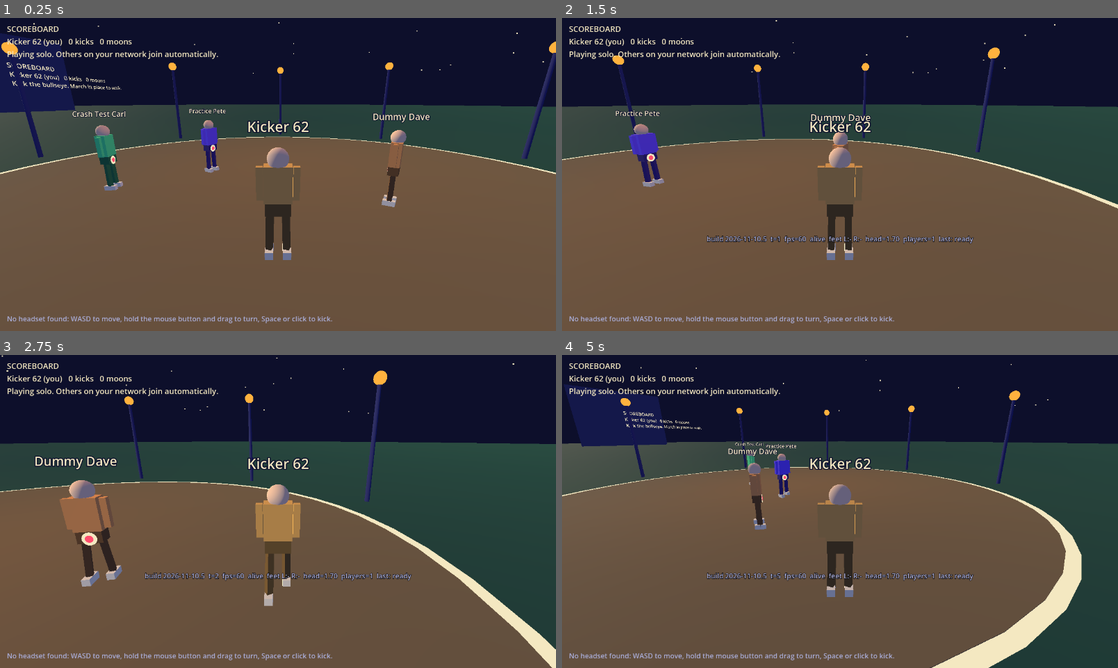
Above: before the commit, frames 1-4 (two rows, left to right).
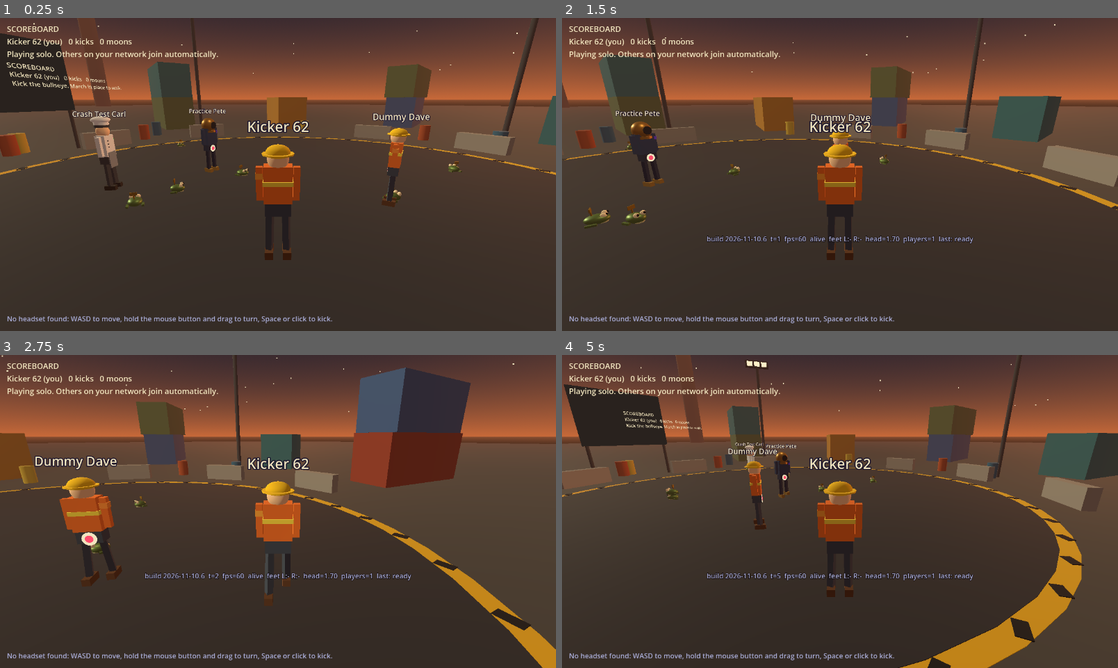
Above: after the commit, the same moments.

Repository: jasonostberg/Moonshot
Game: Godot game, scene res://main.tscn
Two runs of this game, one before a commit and one after it. Both use one fixed random seed, a clock stepped at 60 frames per second and the inputs below.
Inputs (mouse positions are in pixels of both pictures, inside the frame that each line leads up to):
- Up to frame 1 (0.25 s): no input
- Up to frame 2 (1.5 s): tap Enter at 0.5 s; move the mouse to (962, 158) at 0.52 s; hold D 0.53-1.25 s; tap Q at 0.6 s; click (962, 158) at 0.67 s; tap Space at 0.77 s; drag from (728, 190) to (812, 237) at 1.27 s
- Up to frame 3 (2.75 s): move the mouse to (333, 442) at 2.02 s; hold D from 2.03 s (still down); tap Q at 2.1 s
- Up to frame 4 (5 s): release D at 2.75 s; drag from (812, 574) to (673, 464) at 2.77 s; move the mouse to (1006, 558) at 3.52 s; hold A 3.53-4.25 s; tap Q at 3.6 s; tap Space at 3.77 s; drag from (673, 464) to (756, 433) at 4.27 s

The runs differ from the first frame. In frame 1, 97% of the frame differs, in the area x 0-100%, y 0-100%; in frame 2, 96%; in frame 3, 97%; in frame 4, 96%.

Commit message:
New look: freight yard at dusk, five original workers, hopping tin toads
Replace the moonlit field with a concrete yard ringed by containers, barriers
and floodlight towers under a dusk sky. Players are now a crane operator,
cook, salvage diver, courier or mechanic, with their own colour as an armband.
Wind-up tin toads hop around the ring and can be punted at the moon.

Co-Authored-By: Claude Fable 5.2 <noreply@anthropic.com>
Claude-Session: https://claude.ai/code/session_013DcPRxFkdVdf5weBhuwrVa

Diff:
--- a/source/main.gd
+++ b/source/main.gd
@@ -14,7 +14,7 @@
 const PORT0 := 47420
 const NPORTS := 8
 const NET_TAG := "mnc1"
-const BUILD := "2026-11-10.5"
+const BUILD := "2026-11-10.6"
 const BOT_GRACE := 8.0   # seconds before practice dummies start kicking back
 const ALIVE := 0
 const FLYING := 1
@@ -24,6 +24,27 @@
 const C_MOON := Color("f4e8c1")
 const C_LAMP := Color("ffb23e")
 const C_HIT := Color("ff4d6d")
+
+
+class Toad:
+	var node: Node3D
+	var x := 0.0
+	var z := 0.0
+	var y := 0.0
+	var fx := 0.0
+	var fz := 0.0
+	var tx := 0.0
+	var tz := 0.0
+	var hop_t := -1.0
+	var hop_len := 0.4
+	var hop_h := 0.3
+	var wait := 1.0
+	var st := 0
+	var fly_t := 0.0
+	var gone_t := 0.0
+	var a := Vector3.ZERO
+	var b := Vector3.ZERO
+	var c := Vector3.ZERO
 
 
 class Ent:
@@ -93,6 +114,7 @@
 var ents := {}          # id -> Ent, other players
 var bots: Array[Ent] = []
 var booms := []
+var toads: Array[Toad] = []
 var craters := []
 var now := 0.0
 
@@ -131,6 +153,7 @@
 # switches for narrowing a problem down (set remotely through the ARGS file)
 var test_stall := false
 var window_mode := "tiny"   # how the flat desktop window is put away in VR: tiny, min, keep
+var no_toads := false
 var no_net := false
 var no_bots := false
 var no_audio := false
@@ -213,6 +236,8 @@
 			window_mode = arg.substr(9)
 		elif arg == "--test-stall":
 			test_stall = true
+		elif arg == "--no-toads":
+			no_toads = true
 		elif arg == "--no-net":
 			no_net = true
 		elif arg == "--no-bots":
@@ -267,6 +292,8 @@
 	me = make_ent("me", pname.substr(0, 14), randf(), false)
 	spawn(me)
 	set_bots(true)
+	if not no_toads:
+		build_toads()
 
 	start_xr()
 	start_net()
@@ -375,48 +402,126 @@
 	print("[%.1f] %s" % [now, msg])
 
 
+func prop(mesh: Mesh, col: Color, pos: Vector3, yaw := 0.0, unshaded := false) -> MeshInstance3D:
+	var m := mesh_node(mesh, mat(col, unshaded, unshaded))
+	m.position = pos
+	m.rotation.y = yaw
+	return m
+
+
+func tube(radius: float, height: float) -> CylinderMesh:
+	var m := CylinderMesh.new()
+	m.top_radius = radius
+	m.bottom_radius = radius
+	m.height = height
+	m.radial_segments = 12
+	m.rings = 1
+	return m
+
+
 func build_world() -> void:
+	# a freight yard at dusk: rust, concrete, floodlights, haze on the horizon
+	var sky_mat := ProceduralSkyMaterial.new()
+	sky_mat.sky_top_color = Color("171c2e")
+	sky_mat.sky_horizon_color = Color("c96a3a")
+	sky_mat.sky_curve = 0.12
+	sky_mat.ground_bottom_color = Color("15120f")
+	sky_mat.ground_horizon_color = Color("8a4f33")
+	var sky := Sky.new()
+	sky.sky_material = sky_mat
 	var env := Environment.new()
-	env.background_mode = Environment.BG_COLOR
-	env.background_color = C_NIGHT
+	env.background_mode = Environment.BG_SKY
+	env.sky = sky
 	env.ambient_light_source = Environment.AMBIENT_SOURCE_COLOR
-	env.ambient_light_color = Color("8fa3ff")
-	env.ambient_light_energy = 0.55
+	env.ambient_light_color = Color("b3907e")
+	env.ambient_light_energy = 0.6
+	env.fog_enabled = true
+	env.fog_light_color = Color("7d4b38")
+	env.fog_density = 0.006
+	env.fog_sky_affect = 0.0
 	var we := WorldEnvironment.new()
 	we.environment = env
 	add_child(we)
 
 	var sun := DirectionalLight3D.new()
 	sun.light_color = C_MOON
-	sun.light_energy = 0.8
+	sun.light_energy = 0.7
+	sun.sky_mode = DirectionalLight3D.SKY_MODE_LIGHT_ONLY
 	add_child(sun)
 	sun.look_at_from_position(MOON, Vector3.ZERO, Vector3.UP)
+	var dusk := DirectionalLight3D.new()
+	dusk.light_color = Color("ff9a5c")
+	dusk.light_energy = 0.45
+	dusk.sky_mode = DirectionalLight3D.SKY_MODE_LIGHT_ONLY
+	add_child(dusk)
+	dusk.look_at_from_position(Vector3(60, 8, 30), Vector3.ZERO, Vector3.UP)
 	var lamp := OmniLight3D.new()
-	lamp.light_color = C_LAMP
+	lamp.light_color = Color("ffe2b0")
 	lamp.light_energy = 2.0
 	lamp.omni_range = 30.0
 	lamp.position = Vector3(0, 7, 0)
 	add_child(lamp)
 
-	var ground := mesh_node(disc(130.0, 0.02), mat(Color("1d4a3c")))
-	ground.position.y = -0.01
-	var chalk := mesh_node(disc(9.6, 0.02), mat(C_MOON, true))
-	chalk.position.y = 0.0
-	var dirt := mesh_node(disc(9.35, 0.02), mat(Color("7a6544")))
-	dirt.position.y = 0.01
-
-	var pole_mesh := CylinderMesh.new()
-	pole_mesh.top_radius = 0.07
-	pole_mesh.bottom_radius = 0.09
-	pole_mesh.height = 4.2
-	var pole_mat := mat(Color("2a2f66"))
-	var bulb_mat := mat(C_LAMP, true, true)
-	for i in 10:
-		var ang := float(i) / 10.0 * TAU
-		var px := sin(ang) * 11.0
-		var pz := cos(ang) * 11.0
-		mesh_node(pole_mesh, pole_mat).position = Vector3(px, 2.1, pz)
-		mesh_node(ball(0.22), bulb_mat).position = Vector3(px, 4.3, pz)
+	# cracked concrete, with the ring painted on it in hazard yellow
+	mesh_node(disc(130.0, 0.02), mat(Color("4b4a49"))).position.y = -0.01
+	mesh_node(disc(9.6, 0.02), mat(Color("e0b020"))).position.y = 0.0
+	mesh_node(disc(9.25, 0.02), mat(Color("303137"))).position.y = 0.01
+	var stripe := box(Vector3(0.36, 0.02, 0.2))
+	var stripe_mat := mat(Color("1c1c1f"))
+	for i in 40:
+		var ang := float(i) / 40.0 * TAU
+		var sm := mesh_node(stripe, stripe_mat)
+		sm.position = Vector3(sin(ang) * 9.43, 0.012, cos(ang) * 9.43)
+		sm.rotation.y = ang + 0.6
+
+	# concrete barriers and oil drums around the ring
+	var barrier := box(Vector3(2.2, 0.8, 0.45))
+	for i in 12:
+		if i % 4 == 3:
+			continue
+		var ang := float(i) / 12.0 * TAU + 0.26
+		prop(barrier, Color("8a8782"), Vector3(sin(ang) * 11.0, 0.4, cos(ang) * 11.0), ang)
+	var drum := tube(0.3, 0.9)
+	var drum_cols := [Color("9c4a2a"), Color("2f5d7a"), Color("9c4a2a"), Color("b8a03a")]
+	for i in 14:
+		var ang := randf() * TAU
+		var rad := 11.8 + randf() * 2.2
+		prop(drum, drum_cols[i % 4], Vector3(sin(ang) * rad, 0.45, cos(ang) * rad))
+
+	# stacked shipping containers boxing the yard in
+	var crate := box(Vector3(6.0, 2.6, 2.4))
+	var crate_cols := [Color("8c3b2a"), Color("2d6a73"), Color("3a5a8c"), Color("a8782c"), Color("5c6b46")]
+	for i in 11:
+		var ang := float(i) / 11.0 * TAU + 0.15
+		if absf(angle_difference(ang, PI)) < 0.45:
+			continue   # leave the view to the moon open
+		var rad := 17.0 + (i % 3) * 2.5
+		var yaw := ang + PI / 2.0 + randf_range(-0.25, 0.25)
+		var base := Vector3(sin(ang) * rad, 1.3, cos(ang) * rad)
+		prop(crate, crate_cols[i % 5], base, yaw)
+		if i % 2 == 0:
+			prop(crate, crate_cols[(i + 2) % 5], base + Vector3(0, 2.6, 0), yaw + randf_range(-0.12, 0.12))
+
+	# floodlight towers
+	for i in 4:
+		var ang := float(i) / 4.0 * TAU + PI / 4.0
+		var px := sin(ang) * 13.0
+		var pz := cos(ang) * 13.0
+		prop(tube(0.12, 8.0), Color("3b3d42"), Vector3(px, 4.0, pz))
+		var head := prop(box(Vector3(1.8, 0.5, 0.3)), Color("2a2b2f"), Vector3(px, 8.1, pz), ang)
+		for j in 3:
+			var bulb := mesh_node(box(Vector3(0.42, 0.34, 0.06)), mat(Color("fff0c8"), true, true), head)
+			bulb.position = Vector3(-0.56 + j * 0.56, 0.0, -0.17)
+
+	# far off: smokestacks with warning lights, and a water tower
+	for sx in [-78.0, -58.0, 66.0]:
+		var h := 38.0 + absf(sx) * 0.15
+		prop(tube(2.6, h), Color("2b2726"), Vector3(sx, h / 2.0, -95.0))
+		prop(ball(0.9), Color("ff3b30"), Vector3(sx, h + 0.6, -95.0), 0.0, true)
+	prop(tube(4.5, 5.0), Color("5d4a3c"), Vector3(-34.0, 13.5, -40.0))
+	for lx in [-37.0, -31.0]:
+		for lz in [-43.0, -37.0]:
+			prop(tube(0.25, 11.0), Color("3b3d42"), Vector3(lx, 5.5, lz))
 
 	# moon with a generated crater texture
 	var img := Image.create(256, 128, false, Image.FORMAT_RGB8)
@@ -456,8 +561,10 @@
 	add_child(stars)
 
 	# scoreboard on the edge of the ring
-	var panel := mesh_node(box(Vector3(4.4, 3.0, 0.1)), mat(Color("171b4a"), true, true))
+	var panel := mesh_node(box(Vector3(4.4, 3.0, 0.1)), mat(Color("2a2420"), true, true))
 	panel.position = Vector3(0, 3.4, -11.6)
+	prop(tube(0.08, 3.6), Color("3b3d42"), Vector3(-2.0, 1.2, -11.65))
+	prop(tube(0.08, 3.6), Color("3b3d42"), Vector3(2.0, 1.2, -11.65))
 	board3d = Label3D.new()
 	board3d.font_size = 56
 	board3d.pixel_size = 0.0045
@@ -583,12 +690,73 @@
 	e.root.add_child(e.tag)
 	if no_labels:
 		e.tag.visible = false
-	var boot_mat := mat(C_MOON)
+	var kind := int(id.substr(3)) % 5 if is_bot else int(floor(hue * 5.0)) % 5
+	var boot_col := dress(e, kind, hips, m, md)
+	var boot_mat := mat(boot_col)
 	e.boot_l = mesh_node(box(Vector3(0.13, 0.12, 0.28)), boot_mat)
 	e.boot_r = mesh_node(box(Vector3(0.13, 0.12, 0.28)), boot_mat)
 	e.leg_l = mesh_node(box(Vector3(0.1, 1.0, 0.1)), md)
 	e.leg_r = mesh_node(box(Vector3(0.1, 1.0, 0.1)), md)
 	return e
+
+
+func dress(e: Ent, kind: int, hips: MeshInstance3D, m: StandardMaterial3D, md: StandardMaterial3D) -> Color:
+	# five original yard workers; the player's own colour shows as an armband
+	var accent := Color.from_hsv(e.hue, 0.75, 0.95)
+	var band := mesh_node(box(Vector3(0.12, 0.09, 0.12)), mat(accent), e.arm_l)
+	band.position.y = 0.12
+	var boots := Color("2a2622")
+	match kind:
+		0:  # crane operator: hi-vis vest and hard hat
+			m.albedo_color = Color("e8742a")
+			md.albedo_color = Color("3a4658")
+			mesh_node(box(Vector3(0.44, 0.12, 0.26)), mat(Color("f3e24a")), e.torso).position.y = 0.05
+			var hat := mesh_node(ball(0.18), mat(Color("f2c81e")), e.head)
+			hat.scale = Vector3(1.0, 0.62, 1.0)
+			hat.position.y = 0.09
+			mesh_node(disc(0.23, 0.02), mat(Color("f2c81e")), e.head).position.y = 0.07
+			boots = Color("5a3a22")
+		1:  # night-shift cook: whites, red neckerchief, apron and a wide pleated hat
+			m.albedo_color = Color("dfe8f0")
+			md.albedo_color = Color("3c4048")
+			var white := mat(Color("e6eef6"))
+			mesh_node(tube(0.175, 0.06), mat(Color("3c4048")), e.head).position.y = 0.14
+			mesh_node(tube(0.17, 0.12), white, e.head).position.y = 0.22
+			var puff := mesh_node(ball(0.22), white, e.head)
+			puff.scale = Vector3(1.0, 0.4, 1.0)
+			puff.position.y = 0.3
+			mesh_node(tube(0.12, 0.06), mat(Color("c8322c")), e.head).position.y = -0.17
+			var apron := mesh_node(box(Vector3(0.34, 0.42, 0.02)), mat(Color("7f8a96")), hips)
+			apron.position = Vector3(0, 0.0, -0.126)
+			for by in [0.25, 0.1, -0.05]:
+				mesh_node(box(Vector3(0.04, 0.04, 0.02)), mat(Color("3c4048")), e.torso).position = Vector3(0.08, by, -0.125)
+		2:  # salvage diver: brass helmet
+			m.albedo_color = Color("24385c")
+			md.albedo_color = Color("1b2a45")
+			var brass := mat(Color("c08a3a"))
+			brass.metallic = 0.6
+			brass.roughness = 0.4
+			mesh_node(ball(0.23), brass, e.head)
+			var port := mesh_node(disc(0.11, 0.02), mat(Color("0f1a24")), e.head)
+			port.rotation.x = PI / 2.0
+			port.position = Vector3(0, 0.0, -0.225)
+			mesh_node(tube(0.21, 0.07), brass, e.head).position.y = -0.2
+			boots = Color("8a6a2a")
+		3:  # courier: cap and satchel
+			m.albedo_color = Color("2b8f86")
+			md.albedo_color = Color("5a4632")
+			mesh_node(tube(0.17, 0.09), mat(Color("1f5f59")), e.head).position.y = 0.13
+			mesh_node(box(Vector3(0.22, 0.02, 0.16)), mat(Color("1f5f59")), e.head).position = Vector3(0, 0.09, -0.2)
+			mesh_node(box(Vector3(0.1, 0.24, 0.28)), mat(Color("7a5330")), hips).position = Vector3(0.25, 0.0, 0.0)
+		_:  # mechanic: coveralls, goggles, tool belt, ponytail
+			m.albedo_color = Color("7a4fa3")
+			md.albedo_color = Color("5d3b80")
+			mesh_node(ball(0.17), mat(Color("3a2418")), e.head).position = Vector3(0, 0.03, 0.03)
+			mesh_node(ball(0.08), mat(Color("3a2418")), e.head).position = Vector3(0, 0.02, 0.22)
+			mesh_node(box(Vector3(0.28, 0.07, 0.05)), mat(Color("23252b")), e.head).position = Vector3(0, 0.07, -0.15)
+			mesh_node(box(Vector3(0.42, 0.07, 0.27)), mat(Color("b8894a")), hips).position.y = 0.1
+			mesh_node(box(Vector3(0.05, 0.16, 0.05)), mat(Color("9aa0a8")), hips).position = Vector3(-0.2, 0.0, -0.13)
+	return boots
 
 
 func show_ent(e: Ent, on: bool) -> void:
@@ -826,6 +994,115 @@
 			explode(e.b, e == me)
 	elif e.st == GONE:
 		e.gone_t += dt
+
+
+# ---------------------------------------------------------------- tin toads
+
+func build_toads() -> void:
+	var tin := mat(Color("6f8f4a"))
+	tin.metallic = 0.5
+	tin.roughness = 0.45
+	var gold := mat(Color("d9a93a"))
+	gold.metallic = 0.7
+	gold.roughness = 0.35
+	for i in 7:
+		var t := Toad.new()
+		t.node = Node3D.new()
+		add_child(t.node)
+		var body := mesh_node(ball(0.15), tin, t.node)
+		body.scale = Vector3(1.0, 0.7, 1.25)
+		body.position.y = 0.11
+		mesh_node(ball(0.1), mat(Color("c9cf9a")), t.node).position = Vector3(0, 0.07, -0.06)
+		for sx in [-0.07, 0.07]:
+			mesh_node(ball(0.05), mat(Color("f4e8c1")), t.node).position = Vector3(sx, 0.2, -0.11)
+			mesh_node(ball(0.025), mat(Color("17130f"), true), t.node).position = Vector3(sx, 0.21, -0.15)
+			mesh_node(box(Vector3(0.05, 0.05, 0.16)), tin, t.node).position = Vector3(sx * 2.2, 0.04, 0.08)
+		# wind-up key on the back
+		mesh_node(tube(0.015, 0.12), gold, t.node).position = Vector3(0, 0.24, 0.06)
+		mesh_node(box(Vector3(0.14, 0.08, 0.02)), gold, t.node).position = Vector3(0, 0.33, 0.06)
+		place_toad(t)
+		toads.append(t)
+
+
+func place_toad(t: Toad) -> void:
+	var ang := randf() * TAU
+	var rad := 1.0 + randf() * 7.5
+	t.x = sin(ang) * rad
+	t.z = cos(ang) * rad
+	t.y = 0.0
+	t.hop_t = -1.0
+	t.wait = 0.3 + randf() * 2.0
+	t.st = ALIVE
+	t.node.visible = true
+	t.node.scale = Vector3.ONE
+	t.node.rotation = Vector3(0, randf() * TAU, 0)
+	t.node.position = Vector3(t.x, 0, t.z)
+
+
+func update_toads(dt: float) -> void:
+	for t in toads:
+		if t.st == ALIVE:
+			if t.hop_t >= 0.0:
+				t.hop_t += dt
+				var k := t.hop_t / t.hop_len
+				if k >= 1.0:
+					t.x = t.tx
+					t.z = t.tz
+					t.y = 0.0
+					t.hop_t = -1.0
+					t.wait = 0.25 + randf() * 1.6
+				else:
+					t.x = lerpf(t.fx, t.tx, k)
+					t.z = lerpf(t.fz, t.tz, k)
+					t.y = sin(PI * k) * t.hop_h
+			else:
+				t.wait -= dt
+				if t.wait <= 0.0:
+					var ang := randf() * TAU
+					var dist := 0.5 + randf() * 1.3
+					var dest := Vector2(t.x + sin(ang) * dist, t.z + cos(ang) * dist)
+					if dest.length() > 8.8:
+						dest = dest.normalized() * 8.8
+					t.fx = t.x
+					t.fz = t.z
+					t.tx = dest.x
+					t.tz = dest.y
+					t.hop_t = 0.0
+					t.hop_len = 0.3 + dist * 0.16
+					t.hop_h = 0.22 + dist * 0.22
+					t.node.rotation.y = atan2(-(t.tx - t.x), -(t.tz - t.z))
+			var squash := 1.0 if t.hop_t >= 0.0 else 1.0 - 0.15 * clampf(0.25 - t.wait, 0.0, 0.25) * 4.0
+			t.node.scale = Vector3(2.0 - squash, squash, 2.0 - squash)
+			t.node.position = Vector3(t.x, t.y, t.z)
+			# a fast foot sends a toad the same way as a player
+			var c := Vector3(t.x, t.y + 0.13, t.z)
+			if me.st == ALIVE and ((me.vl > HIT_SPEED and me.fl.distance_to(c) < 0.3) or (me.vr > HIT_SPEED and me.fr.distance_to(c) < 0.3)):
+				t.st = FLYING
+				t.fly_t = 0.0
+				t.a = c
+				var d := (Vector3(t.x + (randf() - 0.5) * 30.0, 10.0 + randf() * 25.0, t.z + 60.0) - MOON).normalized()
+				t.b = MOON + d * MR
+				t.c = (t.a + t.b) * 0.5 + Vector3(0, 30, 0)
+				note("toad punted")
+				play("thwack", true)
+				buzz(0.6, 0.08)
+				toast("You punted a tin toad")
+		elif t.st == FLYING:
+			t.fly_t += dt
+			var p := minf(t.fly_t / 2.0, 1.0)
+			var q := p * p * (3.0 - 2.0 * p) * 0.35 + p * 0.65
+			t.node.position = t.a.lerp(t.c, q).lerp(t.c.lerp(t.b, q), q)
+			t.node.scale = Vector3.ONE * (1.0 + p * 9.0)
+			t.node.rotation = Vector3(t.fly_t * 11.0, t.fly_t * 7.0, 0)
+			if p >= 1.0:
+				t.st = GONE
+				t.gone_t = 0.0
+				t.node.visible = false
+				explode(t.b, false)
+		else:
+			t.gone_t += dt
+			if t.gone_t > 3.0:
+				place_toad(t)
 
 
 # ---------------------------------------------------------------- scoreboard
@@ -1322,6 +1599,8 @@
 	stage = "bots"
 	for b in bots:
 		update_bot(b, dt)
+	stage = "toads"
+	update_toads(dt)
 	stage = "booms"
 	update_booms(dt)
 	stage = "board"
